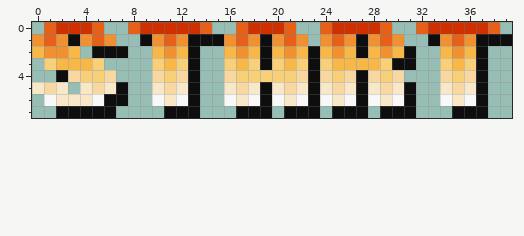
A pixel-art sprite gets an edit: start.png. This is how it looked before the edit.
The file is 120x24 pixels, drawn in blocks of 3x3; one block is one cell here.
The same view after the edit:
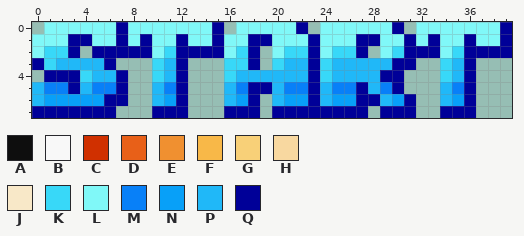
Palette (. is transparent): A #0e0e0e  B #f8f8f8  C #d03000  D #e86018  E #f09030  F #f8b848  G #f8d078  H #f8d8a0  J #f8e8c8  K #38d8f8  L #80f8f8  M #0880f8  N #08a0f8  P #20b8f8  Q #000098
What changed:
Changed rows in their new state; - is an unchanged pixel.
first column x 0:
0 -LLLLLLQLLLLLLLQ-LLLLLQ-LLLLLLQ-LLLLLLLQ
1 LLLQQLLQLQLLQLLQLLQQLLLQLLLQQLLQLQLLQLLQ
2 LKKQ-QQQQQLKQQQQLKQ.LKKQLKKQ.LKQQQLKQQQQ
3 QKPPPPQ---KPQ.--KKQ.KPPQKPPPPPQQ--KPQ.--
4 -QQQKPPQ--KPQ.--KPPPPPPQKPPPPQQ---KPQ.--
5 PMMQPMMQ--PMQ.--PMQQPMMQPMMQPMQ.--PMQ.--
6 PNNNNNQQ--PNQ.--PNQ.PNNQPNNQQPNQ--PNQ.--
7 QQQQQQQ---QQQ.--QQQ.QQQQQQQQ-QQQ--QQQ.--
Where, in picture pixels (left, top, right, bottom), the same in both pictures:
changed: (32, 22, 512, 118)
